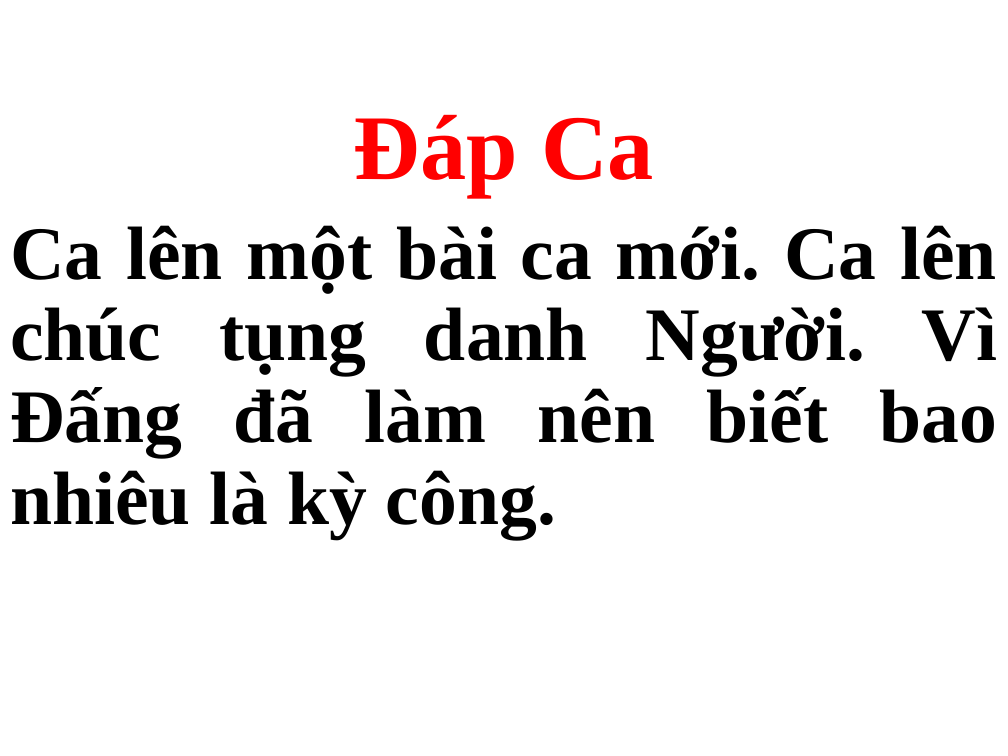
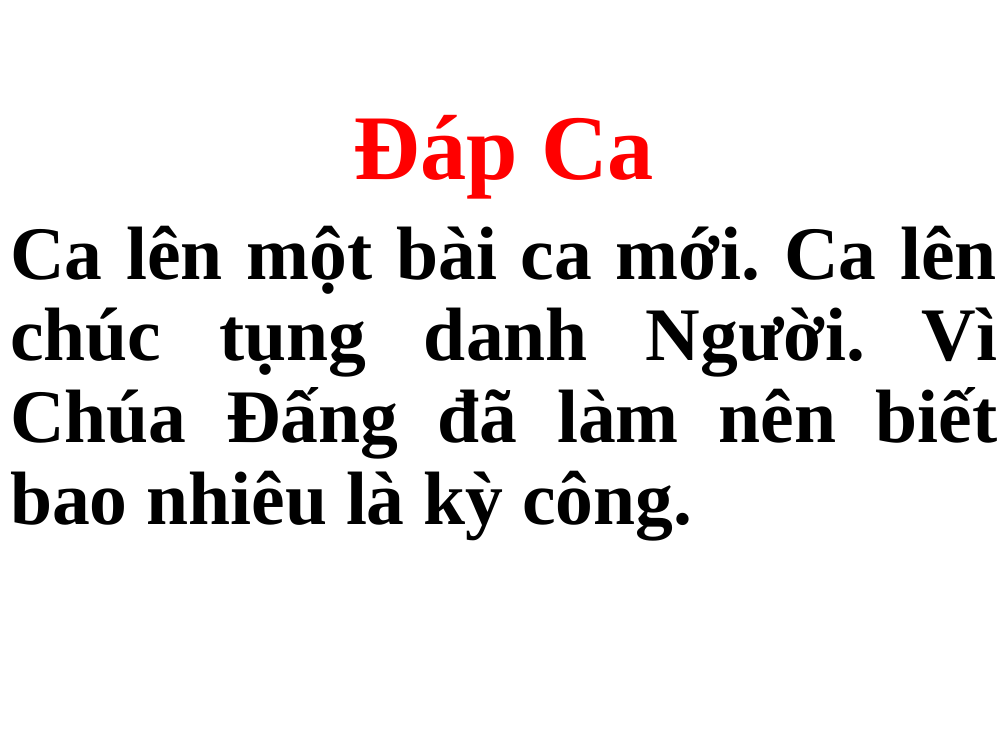
Before and after one commit to peteranh99/usb-songs, a slide deck: slide 11 of Thứ 3.pptx. Drawn at 1008x756 pixels with LibreOffice and Linux fonts; fonts in the diff are those of the drawing. Boxes give left, top, right and bottom in pixels: in the first picture for what was removed or moved away, otherwise in the second. Text is boxed around its words. In the diff, an @@ line names an element or a change of style, - is before the commit and + after.

```diff
--- a/Thứ 3.pptx
+++ b/Thứ 3.pptx
@@ subtitle at <box>10,225,998,539</box>: text changed; text colour #000000 to #1F1F1F @@
-Ca lên một bài ca mới. Ca lên chúc tụng danh Người. Vì Đấng đã làm nên biết bao nhiêu là kỳ công.
+Ca lên một bài ca mới. Ca lên chúc tụng danh Người. Vì Chúa Đấng đã làm nên biết bao nhiêu là kỳ công.
```
Also in this commit, not shown: 33 other slides changed, 12 slides added, 2 other files.
